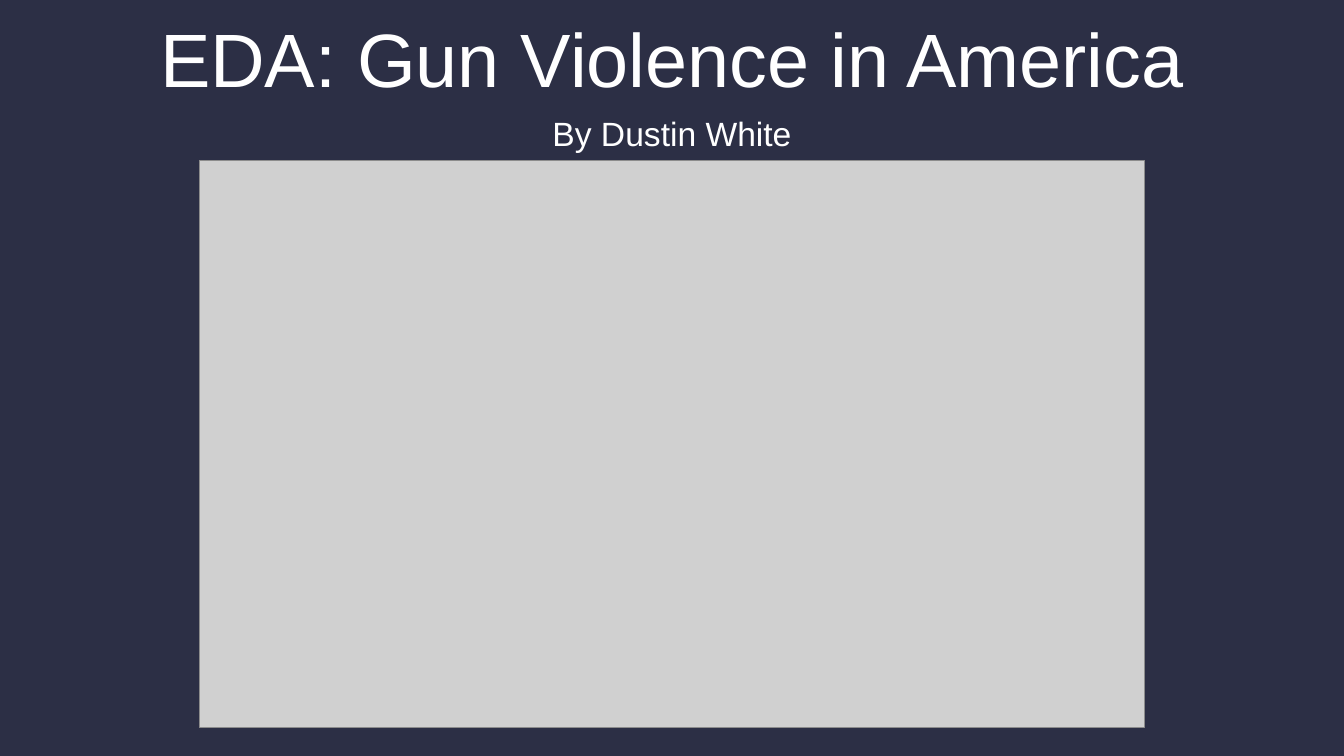
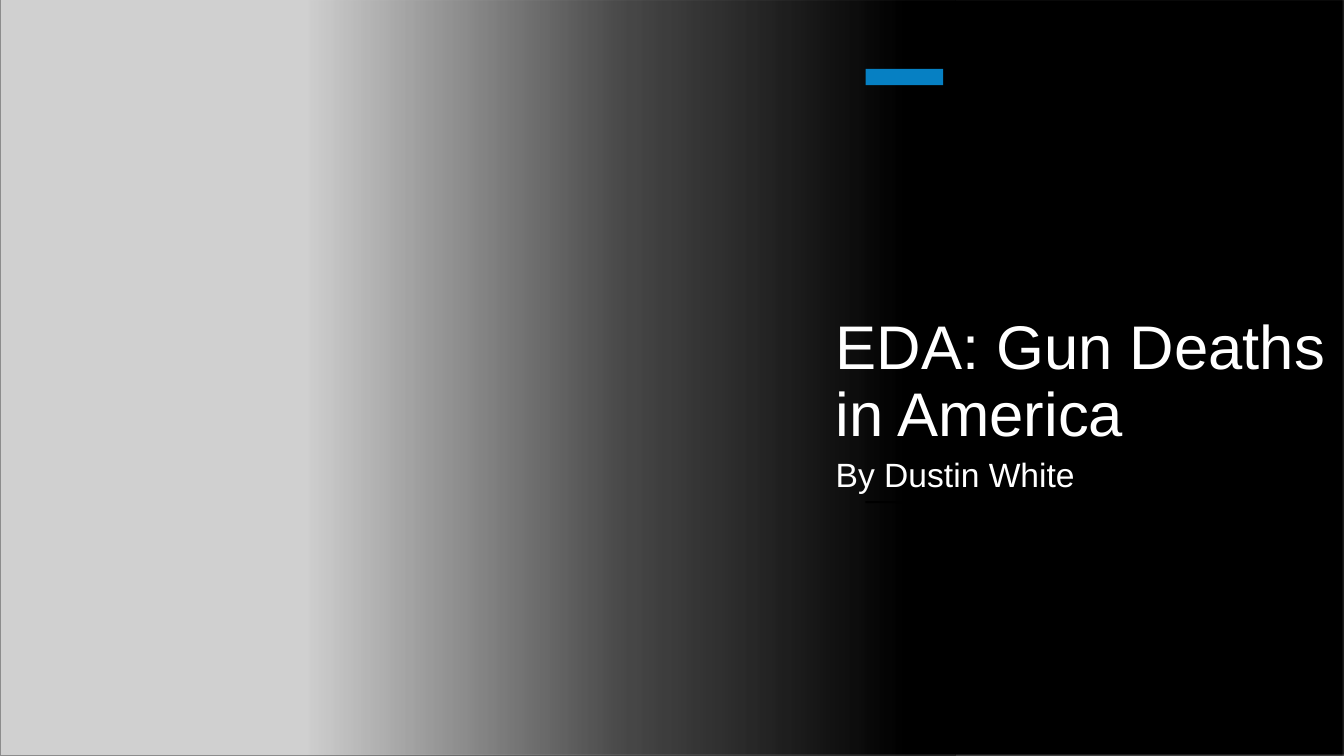
Before and after one commit to dustinhwhite/EDA-Project, a slide deck: slide 1 of Gun_Violence_EDA.pptx. Drawn at 1344x756 pixels with LibreOffice and Linux fonts; fonts in the diff are those of the drawing; grey boxes stand for pictures. Boxes give left, top, right and bottom in pixels: in the first picture for what was removed or moved away, otherwise in the second. Text is boxed around its words. In the diff, an @@ line names an element or a change of style, - is before the commit and + after.

Commit message:
PPT Commit

```diff
--- a/Gun_Violence_EDA.pptx
+++ b/Gun_Violence_EDA.pptx
@@ background #2C2F45 to #FFFFFF @@
@@ picture: place and size @@
-picture at box(200, 160, 1145, 727)
+picture at box(0, 0, 956, 756)
@@ rectangle added at box(308, 0, 1344, 756), fill gradient #000000 @@
@@ rectangle added at box(866, 69, 943, 85), fill #0680C3 @@
@@ text "EDA: Gun Deaths in America": place and size @@
-text "EDA: Gun Deaths in America" at box(160, 32, 1183, 153)
+text "EDA: Gun Deaths in America" at box(836, 324, 1325, 494)
@@ text "EDA: Gun Deaths in America" at box(836, 324, 1325, 494): vertical alignment top to bottom @@
@@ text at box(836, 324, 1325, 437): text changed; size 54 to 44 pt @@
-EDA: Gun Violence in America
+EDA: Gun Deaths in America
@@ text at box(836, 462, 1075, 494): alignment centre to left; less space between paragraphs @@
@@ rectangle added at box(866, 501, 1310, 503), fill #000000 @@
```
Also in this commit, not shown: 3 other slides changed.
